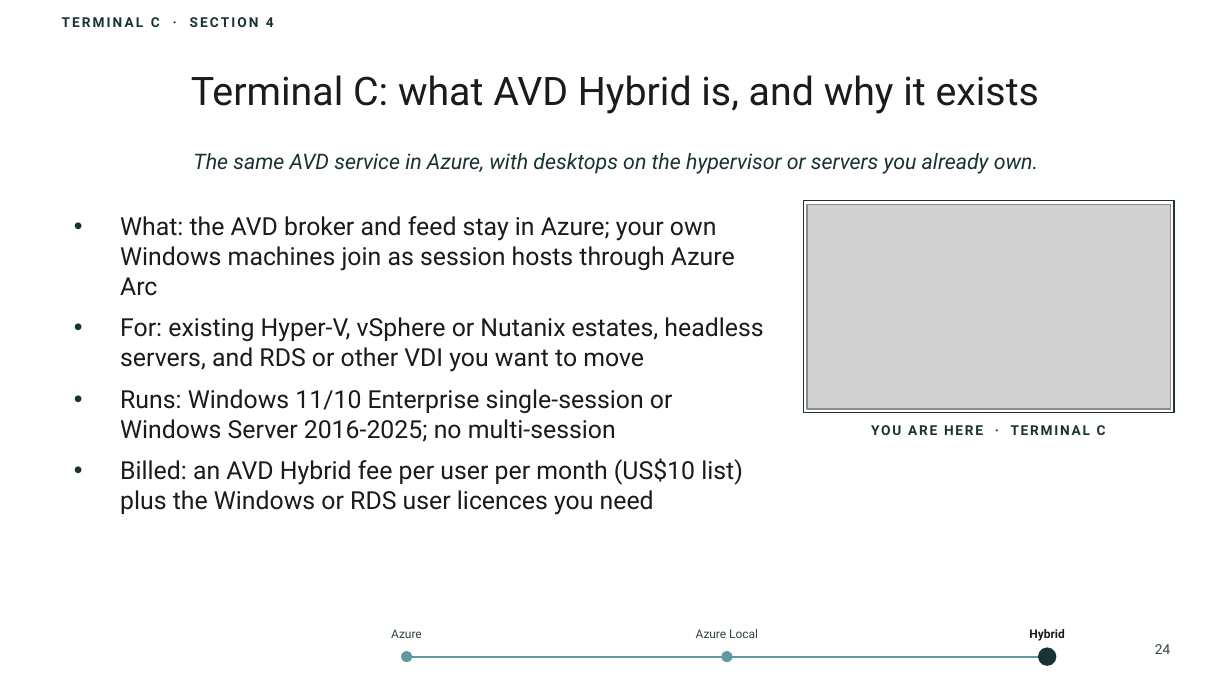
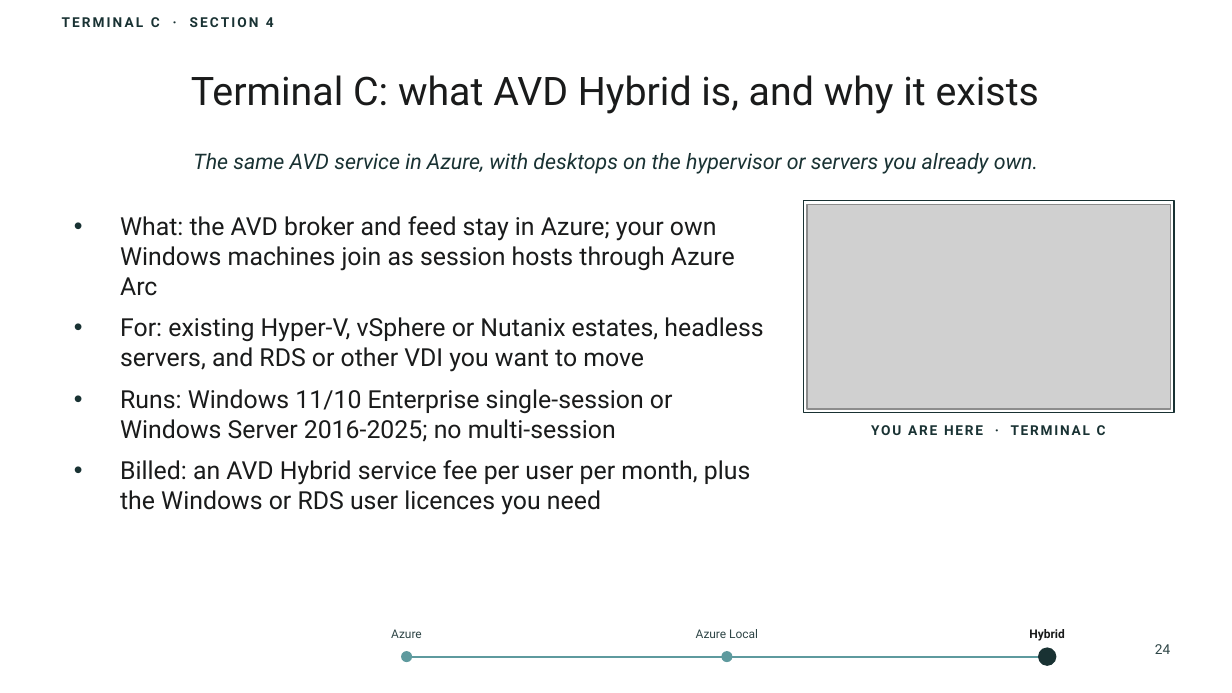
Before and after one commit to thisismydemo/nic2026_avd, a slide deck: slide 24 of presentation/AVD_Anywhere_NIC2026.pptx. Drawn at 1232x693 pixels with LibreOffice and Linux fonts; fonts in the diff are those of the drawing; grey boxes stand for pictures; background and template pictures are left out. Boxes give left, top, right and bottom in pixels: in the first picture for what was removed or moved away, otherwise in the second. Text is boxed around its words. In the diff, an @@ line names an element or a change of style, - is before the commit and + after.

```diff
--- a/presentation/AVD_Anywhere_NIC2026.pptx
+++ b/presentation/AVD_Anywhere_NIC2026.pptx
@@ text at box(120, 460, 750, 515): text changed @@
-• Billed: an AVD Hybrid fee per user per month (US$10 list) plus the Windows or RDS user licences you need
+• Billed: an AVD Hybrid service fee per user per month, plus the Windows or RDS user licences you need
```
Also in this commit, not shown: 13 other slides changed.
